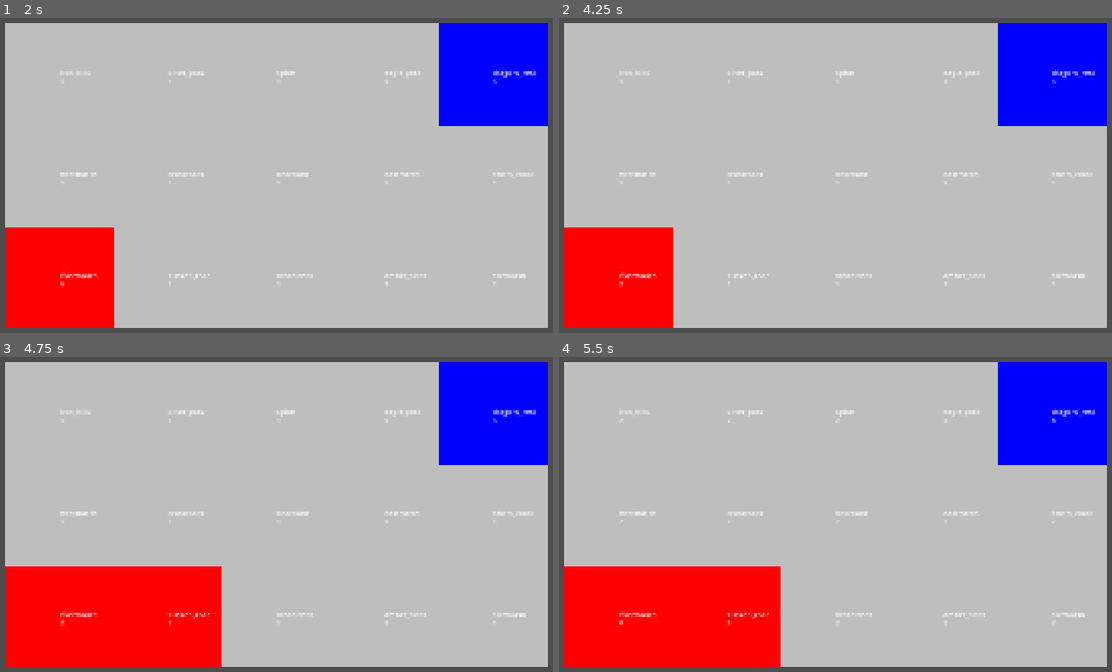
Above: before the commit, frames 1-4 (two rows, left to right).
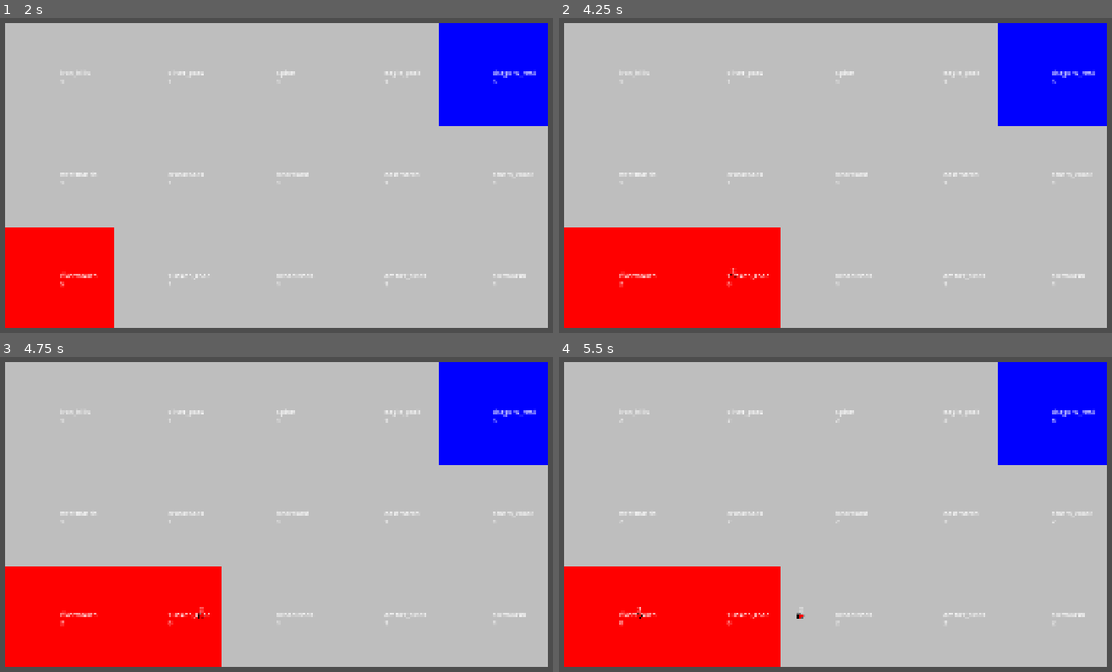
Above: after the commit, the same moments.

Repository: andrewydai/salient
Game: Godot game, scene res://scenes/main.tscn
Same seed, same stepped clock (60 frames per second), same inputs: the game is played once before the commit and once after it.
Inputs (mouse positions are in pixels of both pictures, inside the frame that each line leads up to):
- Up to frame 1 (2 s): tap Enter at 0.5 s; drag from (60, 74) to (276, 74) at 0.52 s; tap Space at 1.25 s; drag from (165, 74) to (387, 74) at 1.27 s
- Up to frame 2 (4.25 s): tap Enter at 2, 3.5 s; move the mouse to (835, 74) at 2.02 s; tap 7 at 2.1 s; click (835, 74) at 2.17 s; tap 4 at 2.3 s; tap Space at 2.75 s; drag from (946, 74) to (724, 74) at 2.77 s; drag from (1051, 74) to (835, 74) at 3.52 s
- Up to frame 3 (4.75 s): drag from (60, 514) to (276, 413) at 4.27 s
- Up to frame 4 (5.5 s): move the mouse to (724, 514) at 5.02 s; tap 7 at 5.1 s; click (724, 514) at 5.17 s; tap 4 at 5.3 s

Frame 1 is identical in both runs. In frame 2, 6.2% of the frame differs, in the area x 20-41%, y 66-99%; in frame 3, less than 0.1%; in frame 4, less than 0.1%.

Commit message:
session 7

Diff:
--- a/autoloads/command_bus.gd
+++ b/autoloads/command_bus.gd
@@ -4,6 +4,8 @@
 	var is_legal : bool = false
 	if command is MoveArmyCommand:
 		is_legal = GameSimulation.is_move_legal(command)
+	elif command is RetreatArmyCommand:
+		is_legal = GameSimulation.is_retreat_legal(command)
 	else:
 		push_warning("Unknown command type")
 		return
--- a/autoloads/game_simulation.gd
+++ b/autoloads/game_simulation.gd
@@ -1,6 +1,7 @@
 extends Node
 
 # constants
+const CONQUEST_COOLDOWN: float = 10.0
 const PRODUCTION_TICK_INTERVAL: float = 5.0
 const PLAYER_ID_HUMAN: String = "player_1"
 const PLAYER_ID_AI: String = "player_2"
@@ -19,6 +20,7 @@
 var armies: Dictionary = {}    # army_id -> Army
 var _next_army_id: int = 0
 var _territory_graph: TerritoryGraph    # built in initialize()
+var territory_conquest_cooldown: Dictionary = {} # territory_id -> float
 
 # Production tick driver.
 var _production_timer: Timer
@@ -47,6 +49,17 @@
 
 # --- Simulation logic (actively running processes) ---
 func _process(delta: float) -> void:
+	var finished_territory_cooldowns = []
+	for cooldown_ter_id in territory_conquest_cooldown.keys():
+		var cur_cooldown = territory_conquest_cooldown[cooldown_ter_id]
+		cur_cooldown -= delta
+		if cur_cooldown <= 0:
+			finished_territory_cooldowns.append(cooldown_ter_id)
+		else:
+			territory_conquest_cooldown[cooldown_ter_id] = cur_cooldown
+	for ter_id in finished_territory_cooldowns:
+		territory_conquest_cooldown.erase(ter_id)
+
 	var arrived_armies: Array[Army] = []
 	for army in armies.values():
 		army.progress += delta * ARMY_MOVE_SPEED
@@ -68,6 +81,7 @@
 		if collided_army != null:
 			collision_events.append({ 'army_1': army, 'army_2': collided_army })
 		edge_list.append({ 'army': army, 'pos': canon_pos, 'is_reversed': is_reversed })
+		edge_group_dict[edge_key] = edge_list # even though we're mutating initially the value is null
 
 	# process collisions
 	for col_event in collision_events:
@@ -108,14 +122,18 @@
 		ctx.territory_fight = territory_fight
 		var result = _combat_resolver.resolve_combat(ctx)
 		_apply_combat_result(ctx, result)
+		# if after combat the armies gone we're done
+		if armies.get(army.id, null) == null:
+			return
+	# if the army didn't have to fight or it's still around, determine whether
+	# it's where it needs to be, was retreating, or should continue
+	if cur_ter_id == dest_ter_id or army.state == Army.State.RETREATING:
+		_dissolve_army_into_garrison(army)
 	else:
-		if cur_ter_id == dest_ter_id:
-			_dissolve_army_into_garrison(army)
-		else:
-			_advance_army_to_next_hop(army)
+		_advance_army_to_next_hop(army)
 
 func _dissolve_army_into_garrison(army: Army) -> void:
-	var dest_territory_id: String = army.path[-1]
+	var dest_territory_id: String = army.current_edge[1] # dissolves at the current arrival territory
 	var next_garrison = get_garrison(dest_territory_id).duplicate()
 	for troop_type in army.composition.keys():
 		next_garrison[troop_type] += army.composition[troop_type]
@@ -133,6 +151,8 @@
 func _on_production_tick() -> void:
 	# For each territory, increment garrison by base_production (default infantry).
 	for territory_id in territory_garrison.keys():
+		if territory_conquest_cooldown.has(territory_id):
+			continue
 		var next_garrison = get_garrison(territory_id).duplicate()
 		var base_production = territories[territory_id].base_production
 		next_garrison[TROOP_TYPE_INFANTRY] += base_production
@@ -144,6 +164,8 @@
 func apply(command: Command) -> void:
 	if command is MoveArmyCommand:
 		_apply_move_army(command)
+	elif command is RetreatArmyCommand:
+		_apply_retreat_army(command)
 
 # --- Read-only queries ---
 
@@ -179,6 +201,20 @@
 	# new: reachability via TerritoryGraph.find_path(from, to) != null
 	if _territory_graph.find_path(command.from_territory, command.to_territory).size() == 0:
 		push_warning("no path from %s to %s" % [command.from_territory, command.to_territory])
+		return false
+
+	return true
+
+func is_retreat_legal(command: RetreatArmyCommand) -> bool:
+	var army: Army = armies.get(command.army_id, null)
+	if army == null:
+		push_warning("army_id %s not in armies dictionary" % [command.army_id])
+		return false
+	if army.owner_id != command.issuer_player_id:
+		push_warning("command issuer_id %s does not match army owner_id %s" % [command.issuer_player_id, army.owner_id])
+		return false
+	if !army.can_transition_to(Army.State.RETREATING):
+		push_warning("army.state %s not transitionable to retreating" % [army.state])
 		return false
 
 	return true
@@ -220,8 +256,6 @@
 				push_warning("2 combat winners detected %s %s" % [winning_army_id, army_id])
 			else:
 				winning_army_id = army_id
-		elif army_result == CombatResolver.CombatResult.Outcome.RETREAT:
-			print("RETREAT UNIMPLEMENTED")
 
 	# resolve the winner's effects and the territory if it's there
 	if combat_context.territory_fight == null:
@@ -237,16 +271,20 @@
 			territory_garrison[territory_id] = combat_result.updated_territory_garrison.duplicate()
 			EventBus.garrison_changed.emit(territory_id, territory_garrison[territory_id])
 		else:
-			var updated_troops = combat_result.updated_army_compositions[winning_army_id]
 			var territory_id = combat_context.territory_fight.territory_id
 			var winning_army: Army = armies[winning_army_id]
-			territory_garrison[territory_id] = updated_troops
 			territory_owner[territory_id] = winning_army.owner_id
-			EventBus.army_dissolved.emit(winning_army_id)
-			armies.erase(winning_army_id)
+			territory_garrison[territory_id] = combat_result.updated_territory_garrison.duplicate()
 			EventBus.territory_owner_changed.emit(territory_id, winning_army.owner_id)
-			EventBus.garrison_changed.emit(territory_id, updated_troops)
-
+			territory_conquest_cooldown[territory_id] = CONQUEST_COOLDOWN
+			EventBus.garrison_changed.emit(territory_id, territory_garrison[territory_id])
+			winning_army.composition = combat_result.updated_army_compositions[winning_army.id].duplicate()
+
+func _apply_retreat_army(command: RetreatArmyCommand) -> void:
+	var army: Army = armies[command.army_id]
+	army.current_edge = [army.current_edge[1], army.current_edge[0]] as Array[String]
+	army.progress = 1.0 - army.progress
+	army.state = Army.State.RETREATING
 
 # --- Helpers ---
 func _total_troops(army: Army) -> int:
--- /dev/null
+++ b/scenes/ArmyNode.tscn
@@ -0,0 +1,18 @@
+[gd_scene format=3 uid="uid://l1xhv0gwb0gg"]
+
+[ext_resource type="Script" uid="uid://7odxbagxl5eu" path="res://scripts/renderers/army_node.gd" id="1_4np1g"]
+[ext_resource type="Texture2D" uid="uid://dwd4wbnhcjl8j" path="res://assets/army_sprite.png" id="2_w4qyl"]
+
+[node name="ArmyNode" type="Node2D" unique_id=410686803]
+script = ExtResource("1_4np1g")
+
+[node name="Sprite2D" type="Sprite2D" parent="." unique_id=2076866991]
+texture = ExtResource("2_w4qyl")
+
+[node name="ArmySizeLabel" type="Label" parent="." unique_id=1042574032]
+offset_left = -20.0
+offset_top = -29.0
+offset_right = 20.0
+offset_bottom = -6.0
+horizontal_alignment = 1
+vertical_alignment = 1
--- a/scenes/main.tscn
+++ b/scenes/main.tscn
@@ -1,14 +1,15 @@
 [gd_scene format=3 uid="uid://b7bg2opwpf8ec"]
 
-[ext_resource type="Script" uid="uid://1k5pesdqou5x" path="res://scripts/map_renderer.gd" id="1_0wfyh"]
 [ext_resource type="Script" uid="uid://d2xmyqtl83vay" path="res://scripts/main.gd" id="1_jyhfs"]
+[ext_resource type="Script" uid="uid://1k5pesdqou5x" path="res://scripts/renderers/map_renderer.gd" id="2_sugp2"]
 [ext_resource type="Script" uid="uid://birrhhug3w7r0" path="res://scripts/dev_keys.gd" id="3_sugp2"]
+[ext_resource type="Script" uid="uid://b8ge2wq1y0rdl" path="res://scripts/renderers/army_renderer.gd" id="4_jyhfs"]
 
 [node name="Main" type="Node2D" unique_id=600595507]
 script = ExtResource("1_jyhfs")
 
 [node name="MapRenderer" type="Node2D" parent="." unique_id=903897784]
-script = ExtResource("1_0wfyh")
+script = ExtResource("2_sugp2")
 
 [node name="DevKeys" type="Node" parent="." unique_id=1834128243]
 script = ExtResource("3_sugp2")
@@ -16,3 +17,6 @@
 [node name="Camera2D" type="Camera2D" parent="." unique_id=6382212]
 offset = Vector2(640, 400)
 zoom = Vector2(1.2, 1.2)
+
+[node name="ArmyRenderer" type="Node2D" parent="." unique_id=705954963]
+script = ExtResource("4_jyhfs")
--- a/scripts/army.gd
+++ b/scripts/army.gd
@@ -6,7 +6,7 @@
 # Structural legality only. Lists what the machine *permits*;
 # GameSimulation decides which permitted transition to actually take.
 const LEGAL_TRANSITIONS: Dictionary = {
-	State.MOVING:     [State.FIGHTING],
+	State.MOVING:     [State.FIGHTING, State.RETREATING],
 	State.FIGHTING:   [State.MOVING, State.RETREATING],
 	State.RETREATING: [State.FIGHTING],
 }
--- a/scripts/combat/attrition_combat_resolver.gd
+++ b/scripts/combat/attrition_combat_resolver.gd
@@ -36,12 +36,16 @@
 			outcomes_by_army_id[army_2.id] = result.Outcome.DEFEAT
 			updated_army_compositions[army_1.id] = { GameSimulation.TROOP_TYPE_INFANTRY: army_1_army_count - army_2_army_count}
 			updated_army_compositions[army_2.id] = { GameSimulation.TROOP_TYPE_INFANTRY: 0 }
-		else:
+		elif army_1_army_count < army_2_army_count:
 			outcomes_by_army_id[army_1.id] = result.Outcome.DEFEAT
 			outcomes_by_army_id[army_2.id] = result.Outcome.WIN
 			updated_army_compositions[army_1.id] = { GameSimulation.TROOP_TYPE_INFANTRY: 0 }
 			updated_army_compositions[army_2.id] = { GameSimulation.TROOP_TYPE_INFANTRY: army_2_army_count - army_1_army_count }
-
+		else:
+			outcomes_by_army_id[army_1.id] = result.Outcome.DEFEAT
+			outcomes_by_army_id[army_2.id] = result.Outcome.DEFEAT
+			updated_army_compositions[army_1.id] = { GameSimulation.TROOP_TYPE_INFANTRY: 0 }
+			updated_army_compositions[army_2.id] = { GameSimulation.TROOP_TYPE_INFANTRY: 0 }
 	result.outcomes_by_army_id = outcomes_by_army_id
 	result.updated_army_compositions = updated_army_compositions
 
--- /dev/null
+++ b/scripts/commands/retreat_army_command.gd
@@ -0,0 +1,8 @@
+class_name RetreatArmyCommand
+extends Command
+
+var army_id : String
+
+func _init(issuer: String, retreating_army_id: String) -> void:
+	issuer_player_id = issuer
+	army_id = retreating_army_id
--- a/scripts/dev_keys.gd
+++ b/scripts/dev_keys.gd
@@ -21,3 +21,41 @@
 					{GameSimulation.TROOP_TYPE_INFANTRY: 3},  # composition: 1 infantry
 				)
 				CommandBus.submit(cmd)
+			KEY_5:
+				# Multi-army head-on test: seed AI ownership + garrison on sunken_road_1_2,
+				# then issue opposing moves so two armies meet mid-edge.
+				GameSimulation.territory_owner["sunken_road_1_2"] = GameSimulation.PLAYER_ID_AI
+				GameSimulation.territory_garrison["sunken_road_1_2"] = {
+					GameSimulation.TROOP_TYPE_INFANTRY: 5,
+				}
+				EventBus.territory_owner_changed.emit("sunken_road_1_2", GameSimulation.PLAYER_ID_AI)
+				EventBus.garrison_changed.emit("sunken_road_1_2", GameSimulation.territory_garrison["sunken_road_1_2"])
+
+				var human_move := MoveArmyCommand.new(
+					GameSimulation.PLAYER_ID_HUMAN,
+					"rivermouth_0_2", "sunken_road_1_2",
+					{GameSimulation.TROOP_TYPE_INFANTRY: 3},
+				)
+				var ai_move := MoveArmyCommand.new(
+					GameSimulation.PLAYER_ID_AI,
+					"sunken_road_1_2", "rivermouth_0_2",
+					{GameSimulation.TROOP_TYPE_INFANTRY: 3},
+				)
+				CommandBus.submit(human_move)
+				CommandBus.submit(ai_move)
+			KEY_6:
+				# Retreat the first in-flight human army that isn't already retreating.
+				for army: Army in GameSimulation.armies.values():
+					if army.owner_id == GameSimulation.PLAYER_ID_HUMAN and army.state != Army.State.RETREATING:
+						var cmd := RetreatArmyCommand.new(GameSimulation.PLAYER_ID_HUMAN, army.id)
+						CommandBus.submit(cmd)
+						break
+			KEY_7:
+				# Issue a real MoveArmyCommand through CommandBus.
+				var cmd := MoveArmyCommand.new(
+					GameSimulation.PLAYER_ID_HUMAN,       # issuer
+					"rivermouth_0_2",                     # from — player's starting territory
+					"breadlands_2_2",                     # to — an adjacent neighbor
+					{GameSimulation.TROOP_TYPE_INFANTRY: 3},  # composition: 1 infantry
+				)
+				CommandBus.submit(cmd)
--- a/scripts/main.gd
+++ b/scripts/main.gd
@@ -1,8 +1,10 @@
 extends Node
 
 @onready var map_renderer: MapRenderer = $MapRenderer
+@onready var army_renderer: ArmyRenderer = $ArmyRenderer
 
 func _ready() -> void:
 	var map_data: MapData = preload("res://resources/map_data.tres")
 	map_renderer.initialize(map_data)
+	army_renderer.initialize(map_data)
 	GameSimulation.initialize(map_data, AttritionCombatResolver.new())
--- /dev/null
+++ b/scripts/renderers/army_node.gd
@@ -0,0 +1,15 @@
+class_name ArmyNode
+extends Node2D
+
+@onready var _sprite: Sprite2D = $Sprite2D
+@onready var _army_size_label: Label = $ArmySizeLabel
+
+# temp army size label
+func set_army_size(army_size: int) -> void:
+	_army_size_label.text = str(army_size)
+
+func set_owner_color(color: Color) -> void:
+	_sprite.modulate = color
+
+func set_facing(from_pos: Vector2, to_pos: Vector2) -> void:
+	_sprite.rotation = (to_pos - from_pos).angle()
--- /dev/null
+++ b/scripts/renderers/army_renderer.gd
@@ -0,0 +1,61 @@
+class_name ArmyRenderer
+extends Node2D
+
+const ARMY_NODE_SCENE := preload("res://scenes/ArmyNode.tscn")
+
+class TrackedArmy:
+	var army: Army
+	var army_node: ArmyNode
+
+# army_id -> TrackedArmy
+var _tracked_armies: Dictionary = {}
+# territory_id -> Vector2 (world position of that territory's visual center)
+var _territory_centers: Dictionary = {}
+
+func _ready() -> void:
+	EventBus.army_spawned.connect(_handle_army_spawned)
+	EventBus.army_dissolved.connect(_handle_army_dissolved)
+
+func _process(_delta: float) -> void:
+	for tracked_army: TrackedArmy in _tracked_armies.values():
+		_update_army_visual(tracked_army)
+
+func initialize(map_data: MapData) -> void:
+	for data: TerritoryData in map_data.territories:
+		var centroid: Vector2 = Vector2.ZERO
+		for point in data.polygon_points:
+			centroid += point
+		centroid /= data.polygon_points.size()
+		_territory_centers[data.id] = centroid
+
+func _handle_army_spawned(army: Army) -> void:
+	var army_node: ArmyNode = ARMY_NODE_SCENE.instantiate()
+	add_child(army_node)
+	army_node.set_owner_color(_color_for_owner(army.owner_id))
+	var tracked_army = TrackedArmy.new()
+	tracked_army.army = army
+	tracked_army.army_node = army_node
+	_tracked_armies[army.id] = tracked_army
+	_update_army_visual(tracked_army)
+
+func _handle_army_dissolved(army_id: String) -> void:
+	var tracked_army : TrackedArmy = _tracked_armies[army_id]
+	tracked_army.army_node.queue_free()
+	_tracked_armies.erase(army_id)
+
+func _update_army_visual(tracked_army: TrackedArmy) -> void:
+	var army = tracked_army.army
+	var army_node = tracked_army.army_node
+	var source_pos : Vector2 = _territory_centers[army.current_edge[0]]
+	var target_pos : Vector2 = _territory_centers[army.current_edge[1]]
+	var cur_pos = source_pos.lerp(target_pos, army.progress)
+	army_node.set_facing(source_pos, target_pos)
+	army_node.global_position = cur_pos
+	army_node.set_army_size(army.composition[GameSimulation.TROOP_TYPE_INFANTRY])
+
+func _color_for_owner(player_id: String) -> Color:
+	if player_id == 'player_1':
+		return Color.RED
+	elif player_id == 'player_2':
+		return Color.BLUE
+	return Color.GRAY
Binary file added: assets/army_sprite.png
Not shown, added: assets/army_sprite.png.import
Not shown, added: scripts/commands/retreat_army_command.gd.uid
Not shown, added: scripts/renderers/army_node.gd.uid
Not shown, added: scripts/renderers/army_renderer.gd.uid
Renamed: scripts/map_renderer.gd -> scripts/renderers/map_renderer.gd
Renamed: scripts/map_renderer.gd.uid -> scripts/renderers/map_renderer.gd.uid
Renamed: scripts/territory_node.gd -> scripts/renderers/territory_node.gd
Renamed: scripts/territory_node.gd.uid -> scripts/renderers/territory_node.gd.uid
Not shown, changed: rts-game-design.md
Not shown, changed: rts-session-brief.md
